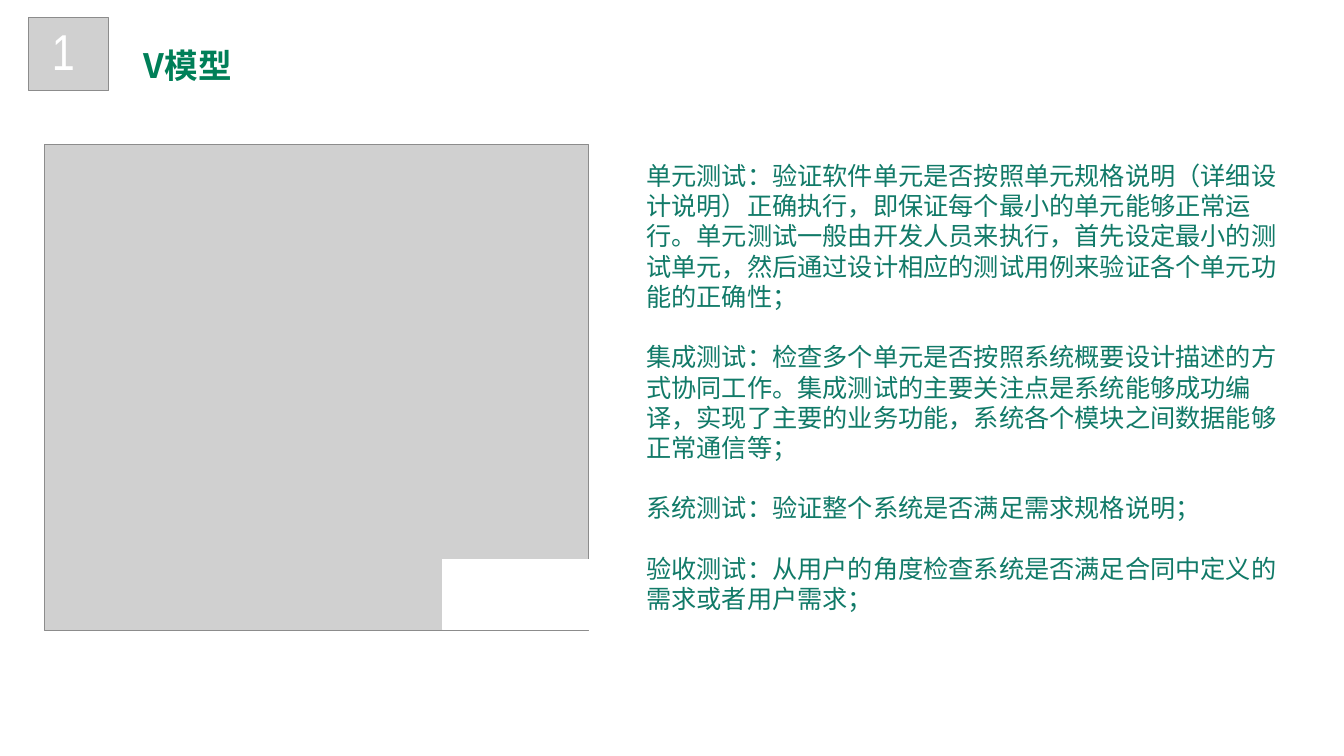
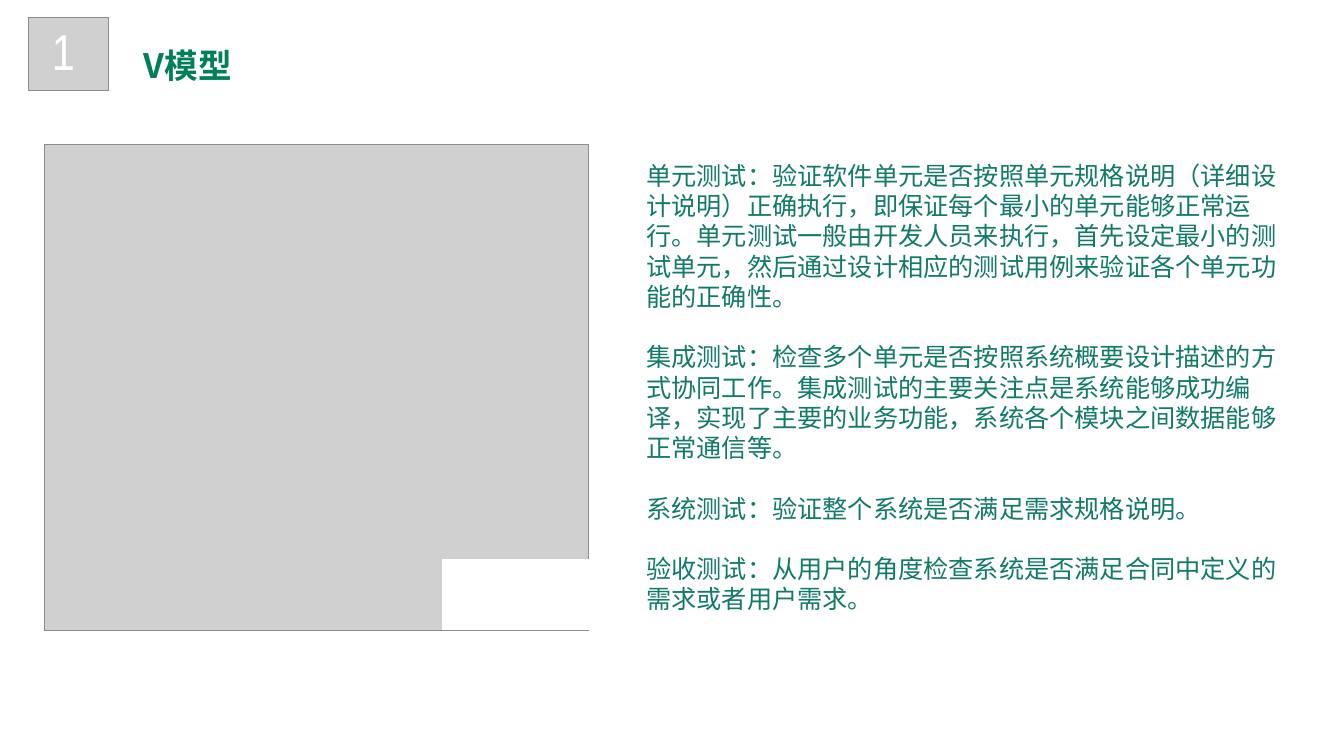
Before and after one commit to PRD-14/1, a slide deck: slide 6 of 软件工程系列课程教学辅助网站/非受控文档/PPT等/软件测试过程模型.pptx. Drawn at 1344x756 pixels with LibreOffice and Linux fonts; fonts in the diff are those of the drawing; grey boxes stand for pictures. Boxes give left, top, right and bottom in pixels: in the first picture for what was removed or moved away, otherwise in the second. Text is boxed around its words. In the diff, an @@ line names an element or a change of style, - is before the commit and + after.

Commit message:
软件测试过程模型PPT修改

```diff
--- a/软件工程系列课程教学辅助网站/非受控文档/PPT等/软件测试过程模型.pptx
+++ b/软件工程系列课程教学辅助网站/非受控文档/PPT等/软件测试过程模型.pptx
@@ text at (646, 163, 1276, 610): text changed @@
-单元测试：验证软件单元是否按照单元规格说明（详细设计说明）正确执行，即保证每个最小的单元能够正常运行。单元测试一般由开发人员来执行，首先设定最小的测试单元，然后通过设计相应的测试用例来验证各个单元功能的正确性；
-集成测试：检查多个单元是否按照系统概要设计描述的方式协同工作。集成测试的主要关注点是系统能够成功编译，实现了主要的业务功能，系统各个模块之间数据能够正常通信等；
-系统测试：验证整个系统是否满足需求规格说明；
-验收测试：从用户的角度检查系统是否满足合同中定义的需求或者用户需求；
+单元测试：验证软件单元是否按照单元规格说明（详细设计说明）正确执行，即保证每个最小的单元能够正常运行。单元测试一般由开发人员来执行，首先设定最小的测试单元，然后通过设计相应的测试用例来验证各个单元功能的正确性。
+集成测试：检查多个单元是否按照系统概要设计描述的方式协同工作。集成测试的主要关注点是系统能够成功编译，实现了主要的业务功能，系统各个模块之间数据能够正常通信等。
+系统测试：验证整个系统是否满足需求规格说明。
+验收测试：从用户的角度检查系统是否满足合同中定义的需求或者用户需求。
```
Also in this commit, not shown: 1 other slide changed.
